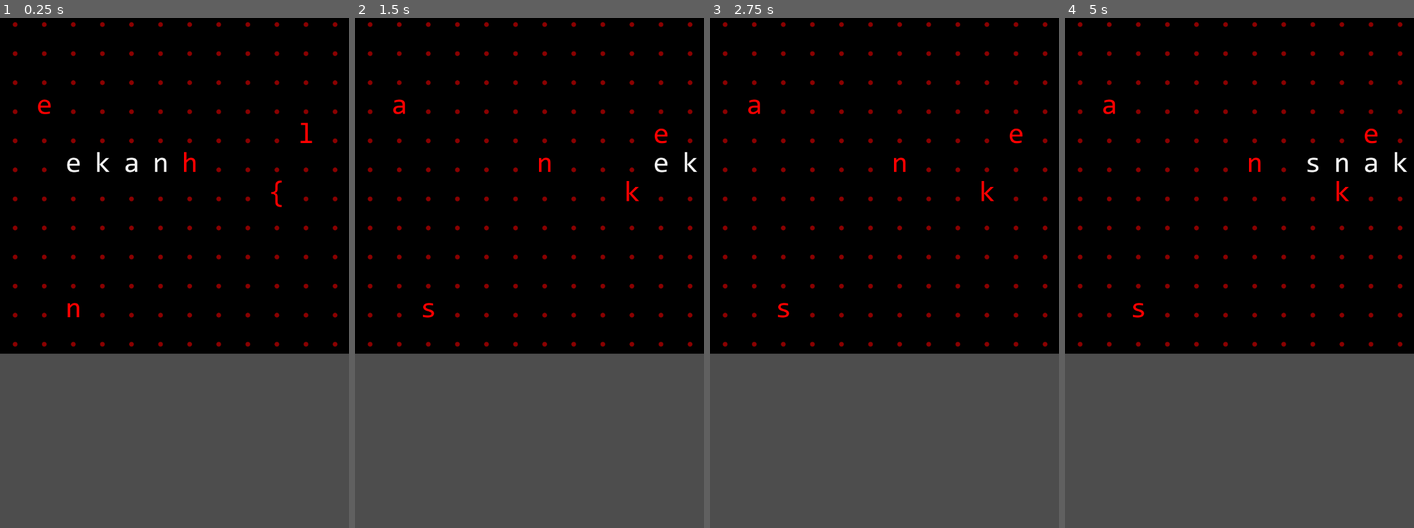
Above: before the commit, frames 1-4 (left to right).
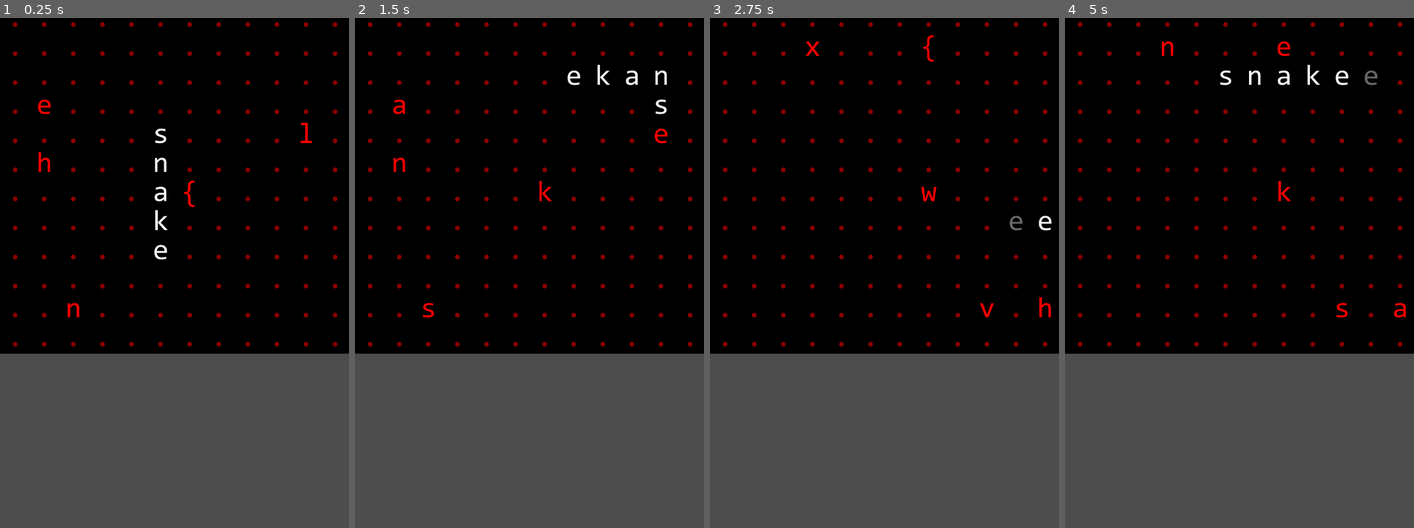
Above: after the commit, the same moments.

Repository: robro/snake_words_gd
Game: Godot game, scene res://scene/gameplay/gameplay.tscn
Same seed, same stepped clock (60 frames per second), same inputs: the game is played once before the commit and once after it.
Inputs:
- Up to frame 1 (0.25 s): no input
- Up to frame 2 (1.5 s): hold Right (Right) 0.53-1.28 s; hold Down (Down) from 1.28 s (still down)
- Up to frame 3 (2.75 s): release Down (Down) at 2.03 s; hold Right (Right) from 2.03 s (still down)
- Up to frame 4 (5 s): release Right (Right) at 2.78 s; hold Up (Up) 2.78-3.53 s; tap Enter at 3.5 s; hold Left (Left) from 3.53 s (still down)

The runs differ from the first frame. In frame 1, 0.8% of the frame differs, in the area x 11-81%, y 21-48%; in frame 2, 0.8%; in frame 3, 0.8%; in frame 4, 1.4%, in the area x 10-99%, y 4-59%.

Commit message:
Fix bugs with snake init

Diff:
--- a/object/snake/snake.gd
+++ b/object/snake/snake.gd
@@ -5,6 +5,8 @@
 @export var facing : Facing = Facing.RIGHT
 @export var tick : float = 0.5
 @export var start_pos : Vector2i = Vector2i.ZERO
+@onready var next_facing := facing
+@onready var tail : Vector2i = start_pos
 
 enum Facing {
 	UP,
@@ -23,8 +25,6 @@
 var timer : Timer
 var parts : Array[Cell]
 var _positions : Array[Vector2i]
-var tail : Vector2i = start_pos
-var next_facing := facing
 
 signal moved_to(p: Vector2i)
 
--- a/scene/gameplay/gameplay.tscn
+++ b/scene/gameplay/gameplay.tscn
@@ -15,6 +15,7 @@
 
 [node name="Snake" type="Node2D" parent="." groups=["drawable"]]
 script = ExtResource("5_56jgj")
+facing = 0
 tick = 0.15
 start_pos = Vector2i(5, 5)
 
